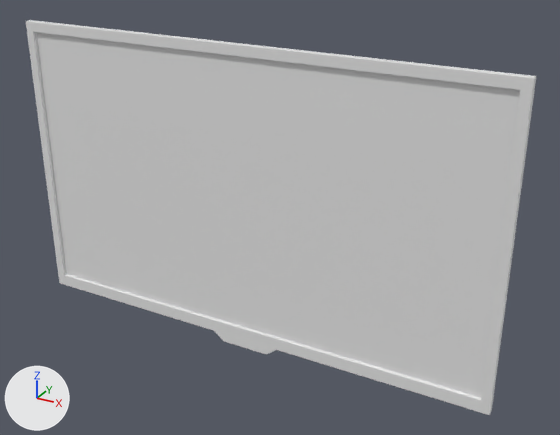
A saved change to the Blender file Modelos/Blends/TV.blend.
The view is the same before and after, from a 50 mm lens placed at (3.54, -5.72, 4.33), pointed at (0.26, 0.23, 1.35). Every picture has the same lights, and +X, +Y and +Z are marked at lower left.

Objects in the first picture: 'TVPendurada'.
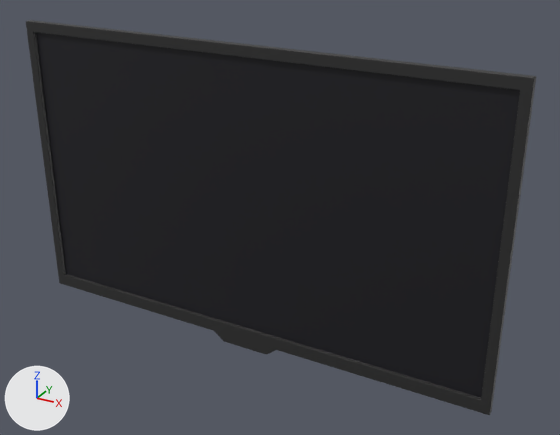
Location of each change, (x1, y1, x2, y2) in pixels of the pictures (560 x 435 px):
part 1 of me_cube_001, recoloured (grey to black)
    both: (26, 20, 536, 415)
part 2 of me_cube_001, recoloured (grey to black)
    both: (36, 32, 520, 397)

The change in detail:
Material 'Material' (mat_material) is new.
Its base color is (0.00721, 0.00705, 0.011) (black #14141b).
Material 'Cinza' (mat_cinza) is new.
Its base color is (0.0246, 0.0246, 0.0246) (black #2b2b2b).
me_cube_001 has 542 vertices, 498 faces and spans x -2.48..2.48, y -0.04..0.33, z -0.06..3.01.
me_cube_001 is used by ob_tvpendurada; location (0.0, 0.0, 0.0).
me_cube_001 part 1: 497 of the faces centred in x -2.48..2.48, y -0.04..0.33, z -0.06..3.01 switch from no material to mat_cinza (black #2b2b2b).
me_cube_001 part 2: the 1 face centred in x 0.0, y -0.01, z 1.54 switches from no material to mat_material (black #14141b).
me_cube_001 now uses material mat_material (black #14141b).
